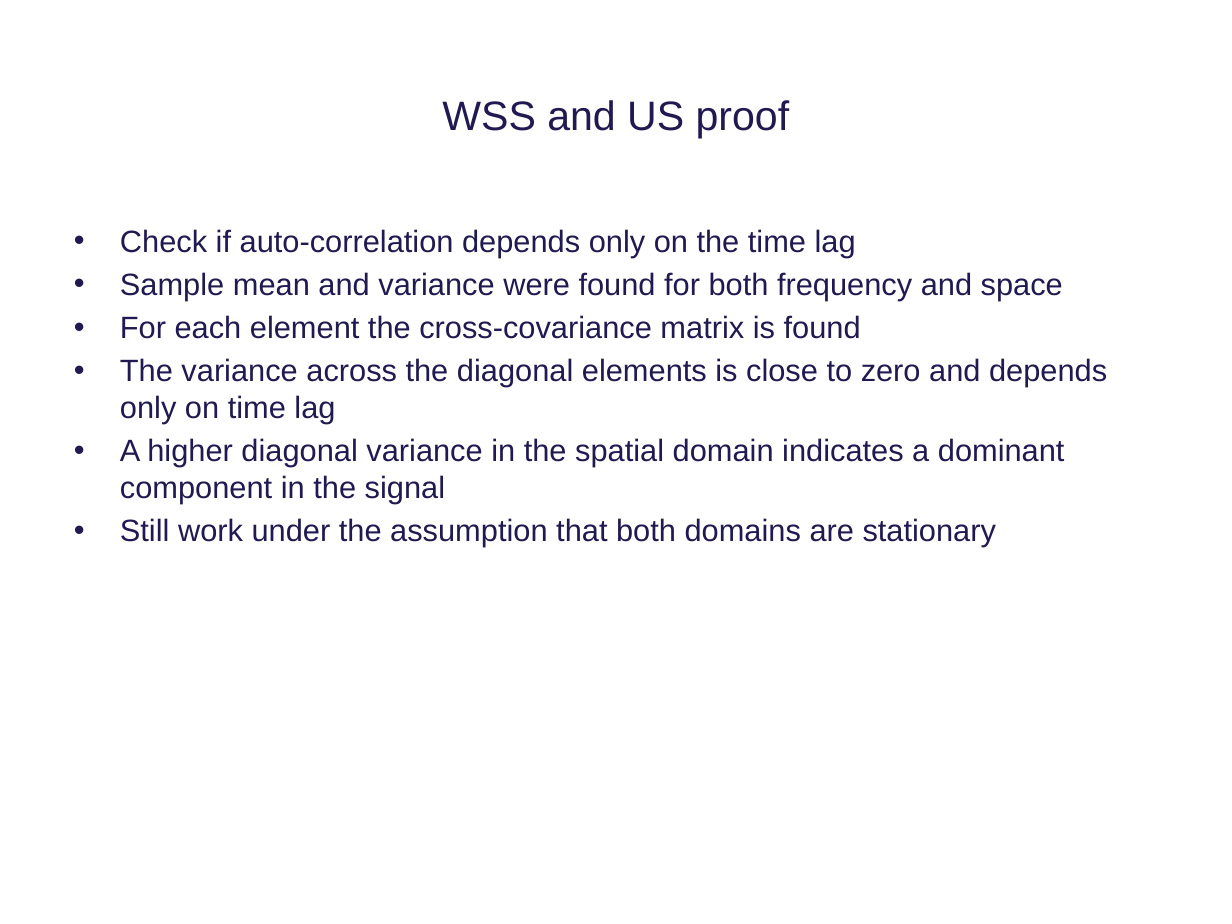
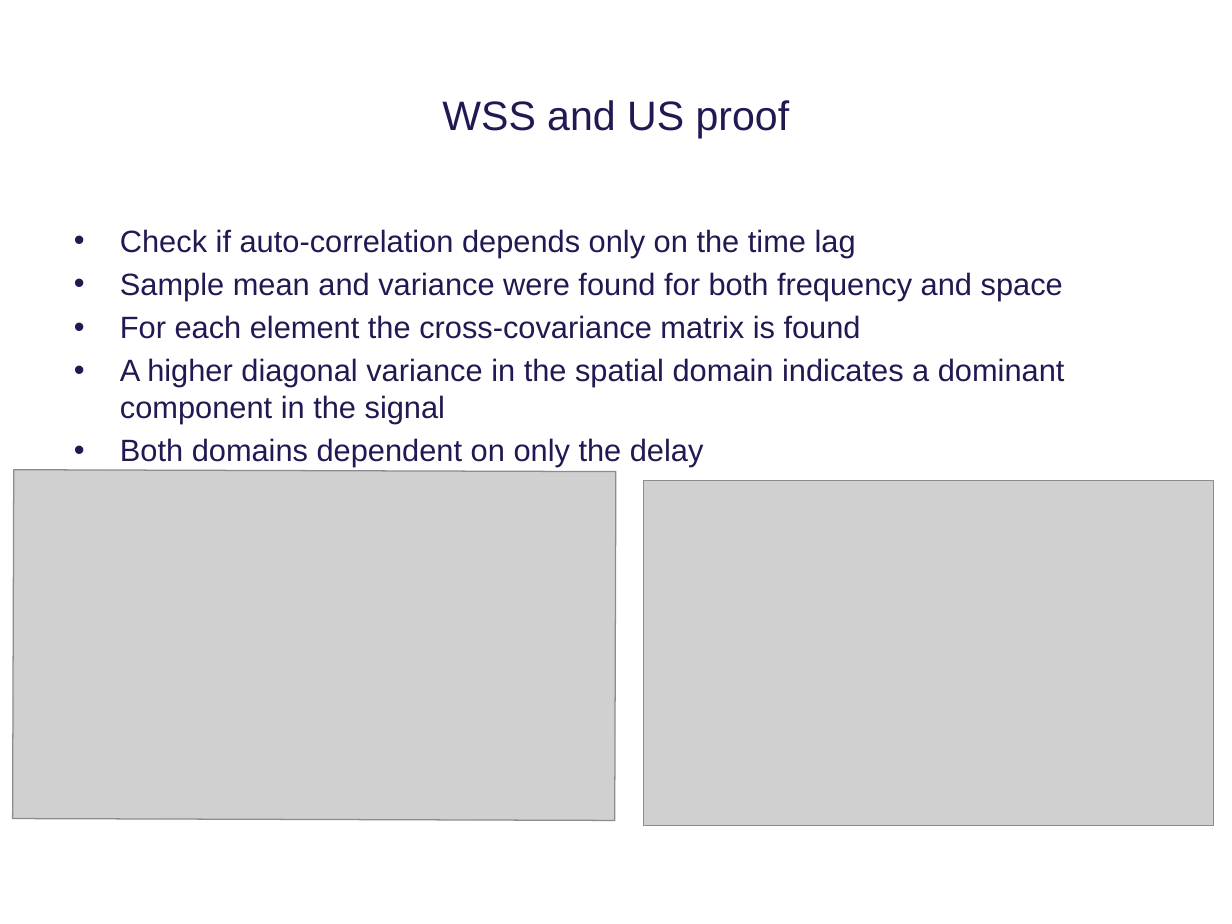
Before and after one commit to tkjj13/P8, a slide deck: slide 23 of ppt/final.pptx. Drawn at 1232x924 pixels with LibreOffice and Linux fonts; fonts in the diff are those of the drawing; grey boxes stand for pictures; background and template pictures are left out. Boxes give left, top, right and bottom in pixels: in the first picture for what was removed or moved away, otherwise in the second. Text is boxed around its words. In the diff, an @@ line names an element or a change of style, - is before the commit and + after.

```diff
--- a/ppt/final.pptx
+++ b/ppt/final.pptx
@@ text at <box>120,358,1107,424</box>: paragraph removed @@
-• The variance across the diagonal elements is close to zero and depends only on time lag
@@ text at <box>120,438,704,467</box>: text changed @@
-• Still work under the assumption that both domains are stationary
+• Both domains dependent on only the delay
@@ picture added at <box>13,470,617,820</box> @@
@@ picture added at <box>643,480,1214,825</box> @@
```
Also in this commit, not shown: 4 other slides changed, 3 other files.
